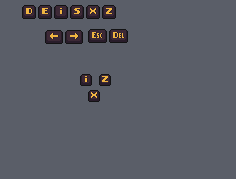
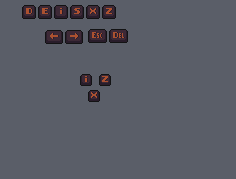
Layered file, before and after one edit (236×179). Changes by layer:
painted on "KeyboardD.png" over [26, 8, 32, 14]
painted on "KeyboardE.png" over [42, 8, 48, 14]
painted on "KeyboardDelete.png" over [113, 32, 124, 38]
painted on "KeyboardEscape.png" over [92, 32, 102, 38]
painted on "KeyboardZ.png" over [106, 8, 112, 14]
painted on "KeyboardS.png" over [74, 8, 80, 14]
painted on "KeyboardX.png" over [90, 8, 96, 14]
painted on "KeyboardJunkSlot.png" over [102, 76, 108, 82]
painted on "KeyboardGadgetsSlot.png" over [91, 92, 97, 98]
painted on "KeyboardNextTab.png" over [70, 33, 78, 39]
painted on "KeyboardPreviousTab.png" over [50, 33, 58, 39]
